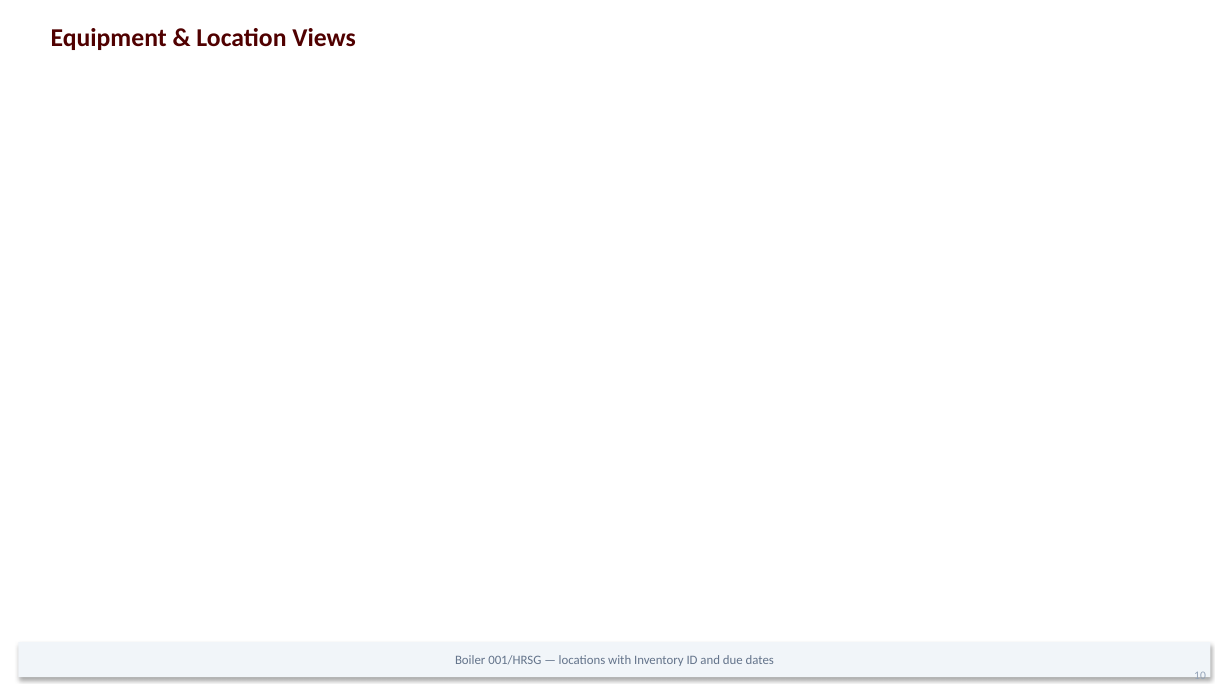
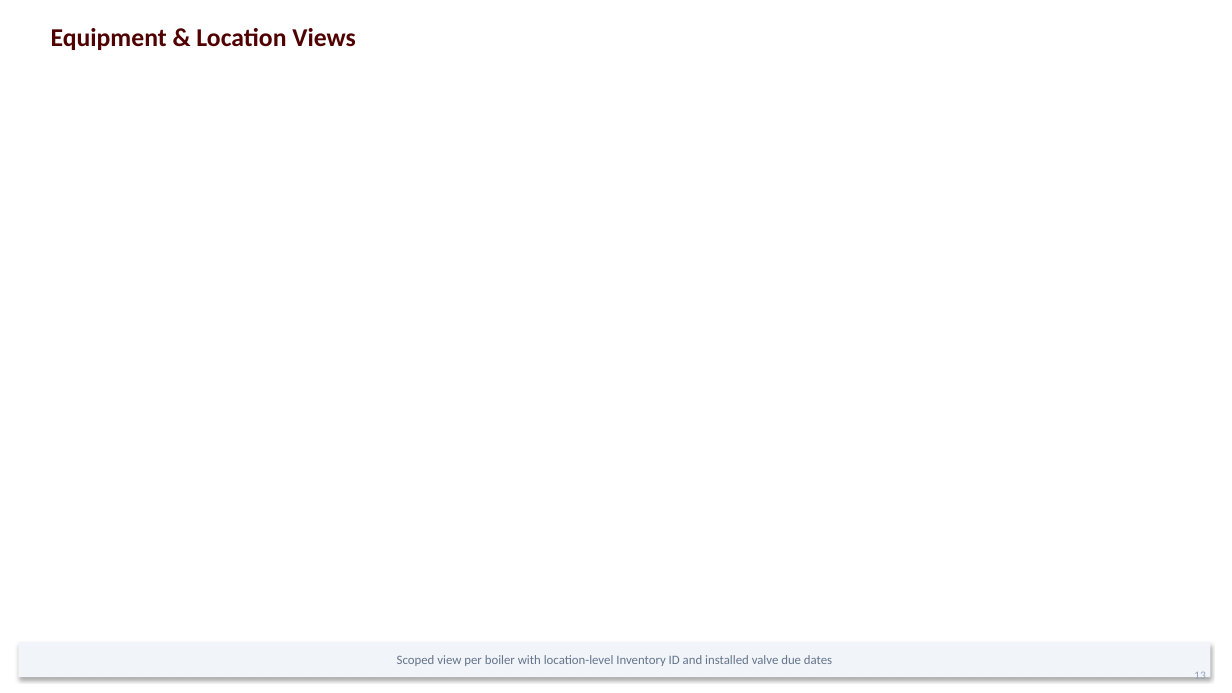
Before and after one commit to stavan12-a11y/PSV-Compliance-Tracking-Dashboard, a slide deck: slide 14 of docs/presentation/UES-Steam-Safety-Program.pptx (slide 11 before the commit). Drawn at 1232x693 pixels with LibreOffice and Linux fonts; fonts in the diff are those of the drawing; background and template pictures are left out. Boxes give left, top, right and bottom in pixels: in the first picture for what was removed or moved away, otherwise in the second. Text is boxed around its words. In the diff, an @@ line names an element or a change of style, - is before the commit and + after.

```diff
--- a/docs/presentation/UES-Steam-Safety-Program.pptx
+++ b/docs/presentation/UES-Steam-Safety-Program.pptx
@@ text in rectangle at [397, 655, 832, 666]: text changed @@
-Boiler 001/HRSG — locations with Inventory ID and due dates
+Scoped view per boiler with location-level Inventory ID and installed valve due dates
```
Also in this commit, not shown: 9 other slides changed, 15 slides added, 7 slides removed, 1 other file.
